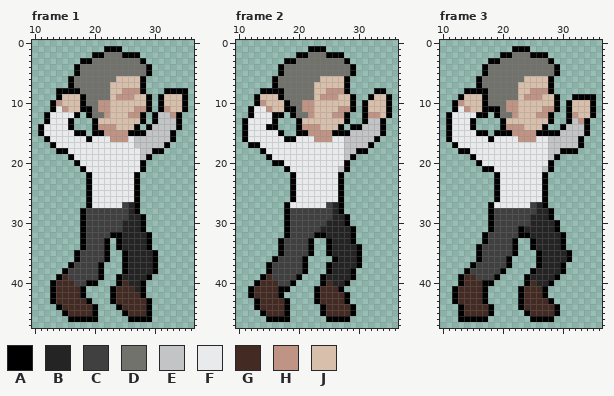
Edited in one commit: pixel-art file (resources/player_jump.ase). Above, as it was before the edit.
48x48 pixels, 4 frames. Colours within 5 levels of each other are drawn and written as one. Shown: frame 1: x 10..36, y 0..47; frame 2: x 10..36, y 0..47; frame 3: x 10..36, y 0..47. The commit also changed other frames, which this record leaves out.
Palette (. is transparent): A #000000  B #242424  C #404040  D #71726b  E #c2c4c5  F #e8eaec  G #432a22  H #bf9485  J #d8bfac
The same view after the edit:
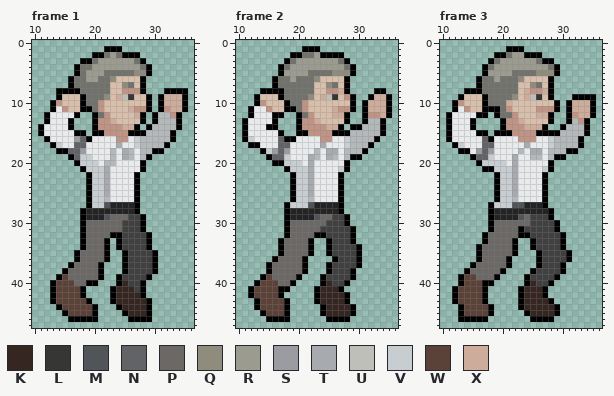
Colours new in this view: K #352621  L #363735  M #515459  N #616367  P #6c6866  Q #908c7d  R #9b9b90  S #9a9ca1  T #a7aaaf  U #bfbfba  V #c7cdd0  W #5b4239  X #cdac9b
Author's note on the commit: Finished player jump animation
Diff:
colour E: #c2c4c5 -> #b4b8ba
Changed rows in their new state; - is a pixel that keeps its letter.
Frame 1, layer "Layer 2":
first column x 14:
 2 ---------R-----------
 3 -------RRRRRR--------
 4 ------RRRRRRRR-------
 5 -----RRR-----QQ------
 6 -----RR--Q-----------
 7 -----------QD--------
 9 --------Q-XUL-----XXX
10 --------J---------XXX
11 --------J---X------XX
12 -----.A-----JX-------
13 -------HHX-----------
14 ----------HXX--------
16 ---SN----F---V-------
17 V--NN-----T--V-------
18 --NNS----E-TE--------
19 ---NVV---E-TE--------
20 ----VVV-EE-----------
21 -----VVVT------------
22 ------VVT------------
23 ------VVT------------
24 ------VVT------------
25 ------VVT------------
26 ------VVE------------
27 ------VVMBBB---------
28 -----BBBBBBB---------
29 -----BBBMPPPCC-------
30 -----PPPPPPCCC-------
31 -----PPPPPPCCC-------
32 -----PPPP--CCCC------
33 -----PPP---CCCC------
34 -----PPP---CCCC------
35 ----PPPP----CCCC-----
36 ----PPPP----CCCC-----
37 ---PPPP-----CCCC-----
38 --PPPPP-----CCCC-----
39 -WPPPPP----CCCC------
40 WWWPP------KCC-------
41 WWWW------KKKC-------
42 WWWW------KKKK-------
43 WWWWW-----KKKKK------
44 -WWWWW-----KKKK------
45 --WWWW------KKK------
Frame 2, layer "Layer 2":
first column x 12:
 1 ---------A--.----------
 2 -------A-D-RA----------
 3 -------DRRRRRRR--------
 4 -------RRRRRRRRR-------
 5 ------RRRR----QQQ------
 6 -------R---Q-----------
 7 -------------QD--------
 8 ---------------X-------
 9 ----------Q-XUL-H----XX
10 ----------J---------XXX
11 ----------J---X-----XXX
12 -------.A-----XX------X
13 ---------HHX-----------
14 ------------HXX--------
16 V----N-----F----V------
17 -----NN-----T---V------
18 ---VSNS----E-TT---E----
19 ----NNV---TE-TE---A----
20 ------VVV-T------------
21 -------VVVT----V-------
22 --------VVT------------
23 --------VVT------------
24 --------VVT------------
25 --------VVT------------
26 --------VVE------------
27 -------VVVMBBB---------
28 -------BBBBBBB---------
29 -------BBBBMPPCC-------
30 -------PPPPPPCCC-------
31 -------PPPPPCCCCC------
32 -------PPPP--CCCC------
33 ------PPPP----CCC------
34 ------PPPP----CCCC-----
35 ------PPPP----CCCC-----
36 -----PPPP------CCC-----
37 ----PPPPP-----CCCC-----
38 ----PPPPP-----CCC------
39 ---WPPPP-----CCCC------
40 --WWWPP------KCC-------
41 -WWWW-------KKK--------
42 -WWWW-------KKKK-------
43 --WWWW------KKKK-------
44 --WWWW-------KKKK------
45 ---WWW-------KKKK------
Frame 3, layer "Layer 2":
first column x 13:
 1 --------A--.----------
 2 ------A-DRRA--.-------
 3 ------DRRRRRR-A-------
 4 ------RRRRRRRRR-------
 5 -----RRRR----QQQ------
 6 ------R---Q-----------
 7 ------------QD--------
 8 ----D------X--X-------
 9 ---------Q-XUL-A.-----
10 --------XJ---------XXX
11 ---------J---H-----XXX
12 -------------XX-----XX
13 --------HHX-----------
14 -----------XXX--------
16 ----N----------V------
17 V---NN-----T---V------
18 ---SNS----E-TT---E----
19 ---NNV---T--EE---A----
20 ----VVVV-T------------
21 ------VVVT----V-------
22 -------VVT------------
23 -------VVT------------
24 -------VVT------------
25 -------VVT------------
26 -------VVE------------
27 ------VVVMMBB---------
28 ------BBBBBBB---------
29 ------BBBBMPCCC-------
30 ------PPPPPPCCCC------
31 ------PPPP-CCCCC------
32 -----PPPPP--CCCCC-----
33 -----PPPP----CCCC-----
34 ----PPPPP----CCCC-----
35 ----PPPPP-----CCCC----
36 ----PPPP------CCCC----
37 ---PPPPP------CCC-----
38 --PPPPP------CCCC-----
39 -WWPPP------CCCC------
40 -WWW--------KCC-------
41 WWWW-------KKK--------
42 WWWW-------KKK--------
43 WWWW-------KKKK-------
44 -WWWW------KKKKK------
45 -WWWW-------KKKK------
